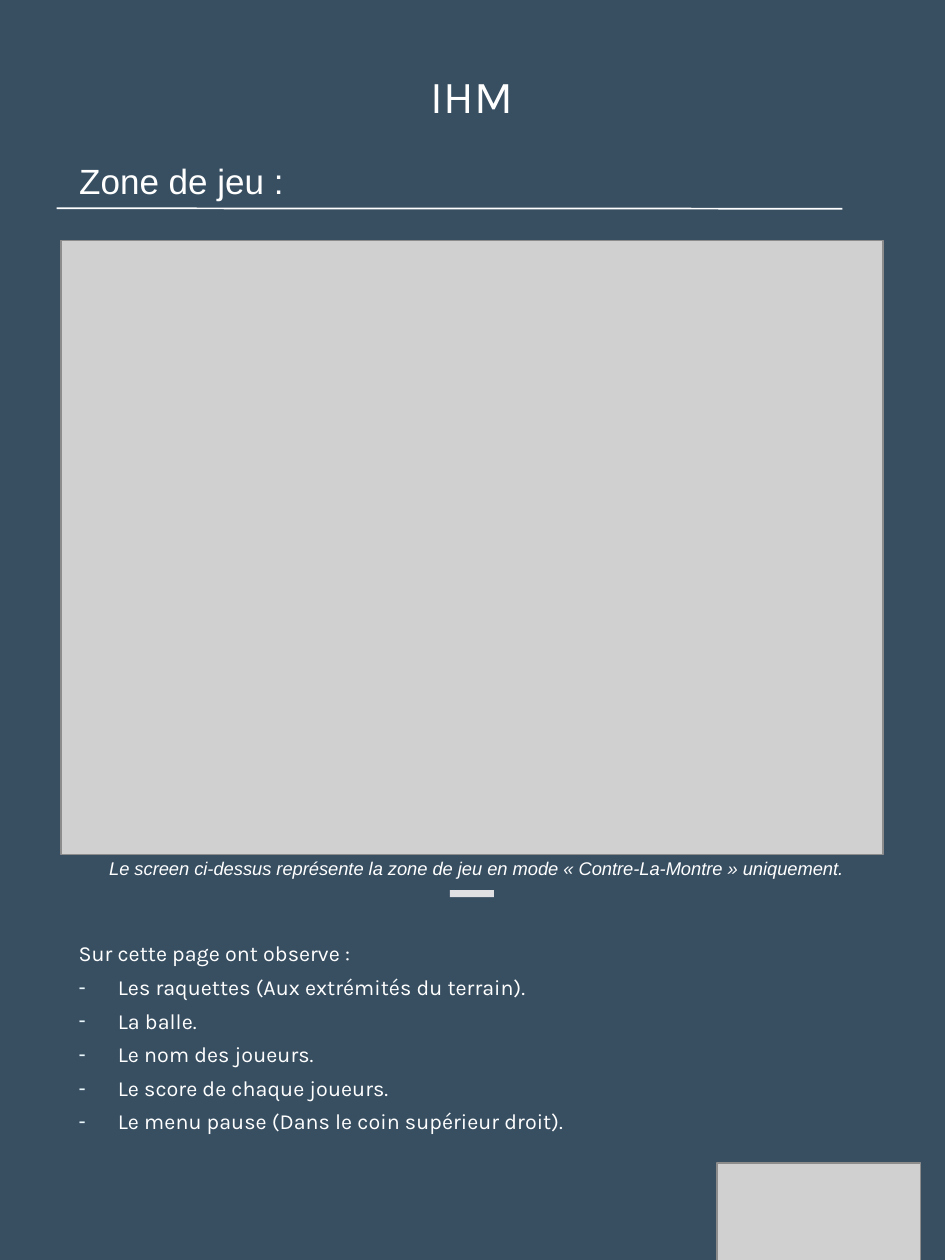
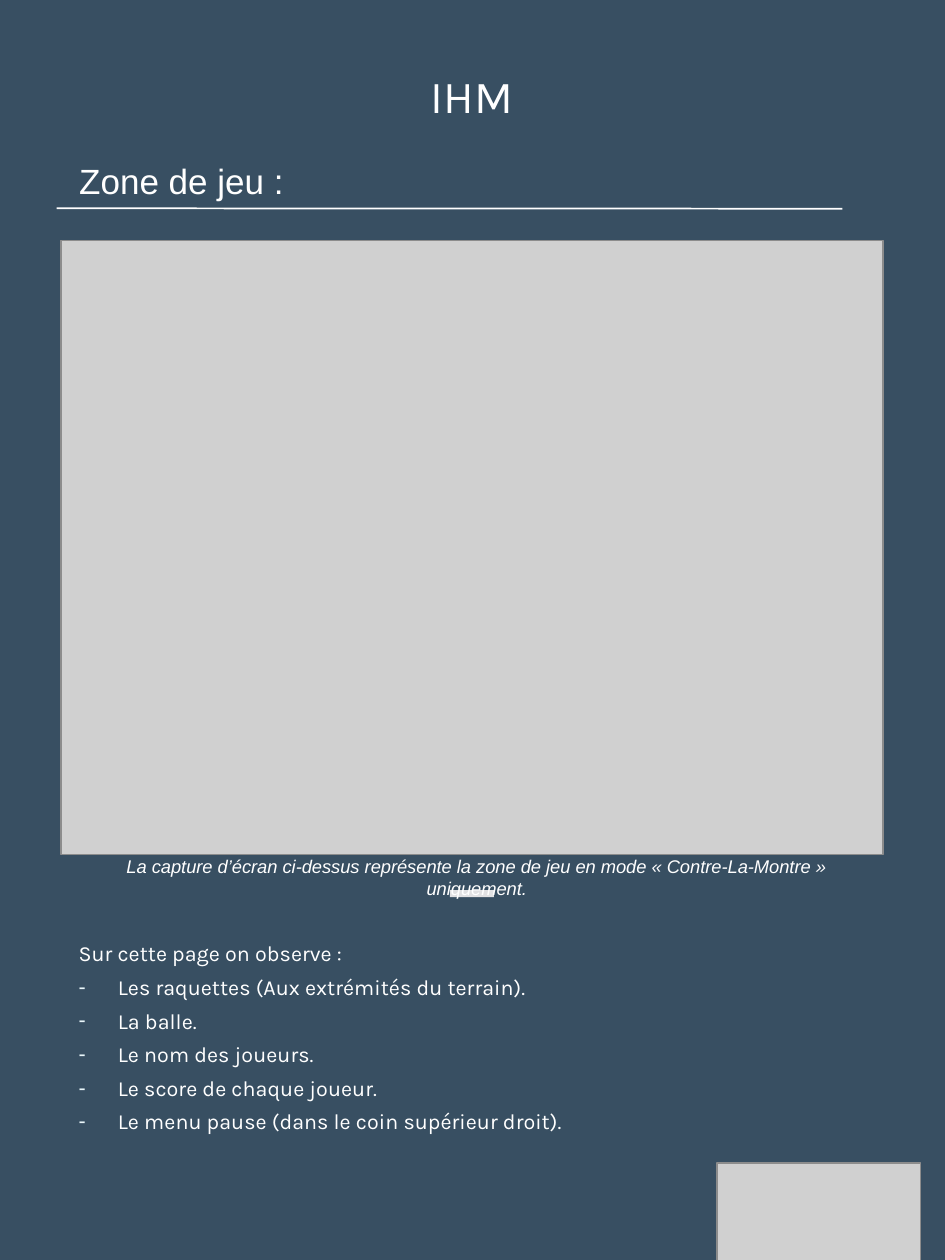
Before and after one commit to Loicpln/Projet_Algo_N2, a slide deck: slide 14 of Elements de presentation/Soutenance finale.pptx. Drawn at 945x1260 pixels with LibreOffice and Linux fonts; fonts in the diff are those of the drawing; grey boxes stand for pictures. Boxes give left, top, right and bottom in pixels: in the first picture for what was removed or moved away, otherwise in the second. Text is boxed around its words. In the diff, an @@ line names an element or a change of style, - is before the commit and + after.

```diff
--- a/Elements de presentation/Soutenance finale.pptx
+++ b/Elements de presentation/Soutenance finale.pptx
@@ text at [126,859,811,899]: text changed @@
-Le screen ci-dessus représente la zone de jeu en mode « Contre-La-Montre » uniquement.
+La capture d’écran ci-dessus représente la zone de jeu en mode « Contre-La-Montre » uniquement.
@@ text at [79,946,332,967]: text changed @@
-Sur cette page ont observe :
+Sur cette page on observe :
@@ text at [118,1081,561,1134]: text changed @@
-– Le score de chaque joueurs.
-– Le menu pause (Dans le coin supérieur droit).
+– Le score de chaque joueur.
+– Le menu pause (dans le coin supérieur droit).
```
Also in this commit, not shown: 9 other slides changed, 1 other file.
